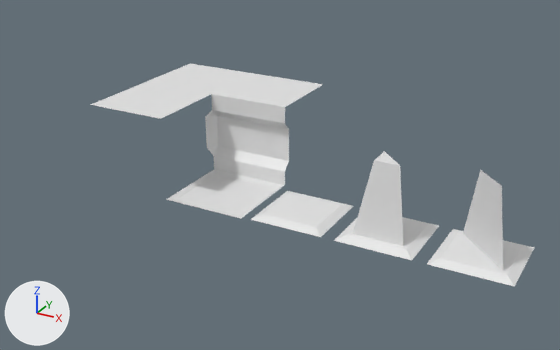
An edit to the Blender file Assets/~Sources~/Blender/Tiles.blend, drawn before and after from the same camera.
The view is the same before and after, from a 50 mm lens placed at (4.5, -6.9, 3.84), pointed at (0.78, -0.12, 0.46). The axes (+X, +Y, +Z) are drawn at lower left. The lights are the same throughout.

Script lines for the objects in view, before the commit:
```python
me_corner = bpy.data.meshes.new('Corner')
me_corner.from_pydata(...)  # 11 vertices, 4 faces, 2 loose edges; spans x -0.5..0.5, y -0.5..0.5, z 0.025..1.0
me_floor = bpy.data.meshes.new('Floor')
me_floor.from_pydata(...)  # 8 vertices, 5 faces; spans x -0.5..0.5, y -0.5..0.5, z 0.0..0.025
me_plane = bpy.data.meshes.new('Plane')
me_plane.from_pydata(...)  # 12 vertices, 10 faces; spans x -0.425..0.425, y -0.425..0.425, z 0.0..0.05
me_plane_001 = bpy.data.meshes.new('Plane.001')
me_plane_001.from_pydata(...)  # 15 vertices, 14 faces; spans x -0.425..0.425, y -0.425..0.425, z 0.0..0.85
me_plane_002 = bpy.data.meshes.new('Plane.002')
me_plane_002.from_pydata(...)  # 14 vertices, 12 faces; spans x -0.425..0.425, y -0.425..0.425, z 0.0..0.85
me_wall = bpy.data.meshes.new('Wall')
me_wall.from_pydata(...)  # 14 vertices, 6 faces; spans x -0.5..0.5, y -0.5..0.5, z 0.025..1.0
ob_corner = bpy.data.objects.new('Corner', me_corner)
ob_corner.location = (-1.0, 1.0, 0.0)
ob_floor = bpy.data.objects.new('Floor', me_floor)
ob_floor.location = (0.0, 0.0, 0.0)
ob_piece_template = bpy.data.objects.new('Piece Template', me_plane)
ob_piece_template.location = (1.0, 0.0, 0.0)
ob_piece_template_001 = bpy.data.objects.new('Piece Template.001', me_plane_001)
ob_piece_template_001.location = (2.0, 0.0, 0.0)
ob_piece_template_002 = bpy.data.objects.new('Piece Template.002', me_plane_002)
ob_piece_template_002.location = (3.0, 0.0, 0.0)
ob_wall = bpy.data.objects.new('Wall', me_wall)
ob_wall.location = (0.0, 1.0, 0.0)
# also in view: 'Ceiling' at (-1.0, 0.0, 1.0)
```
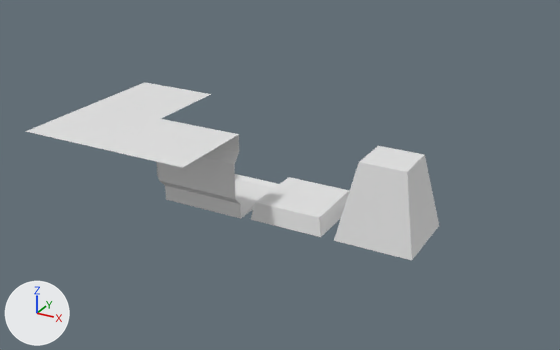
What differs and where, as boxes [x1, y1, x2, y2] in the pictures (560 x 350 px):
'Wall', mesh turned, moved
    before: [211, 74, 323, 185]
    after: [100, 119, 241, 219]
'Piece Template.001', reshaped
    before: [334, 151, 439, 260]
    after: [334, 146, 439, 260]
'Piece Template.002', deleted
    before: [427, 170, 535, 287]
'Corner', mesh turned, moved
    before: [145, 63, 254, 156]
    after: [26, 105, 160, 179]
'Tile', added
    after: [251, 177, 350, 237]
'Piece Template', deleted
    before: [251, 191, 353, 237]
'Floor', unchanged, covered by the edit
    before: [166, 169, 284, 219]
    after: [235, 174, 279, 218]

Edits to the bpy script that builds the scene:
```text
Change me_wall:
    where me_wall.from_pydata(...)  # 14 vertices, 6 faces; spans x -0.5..0.5, y -0.5..0.5, z 0.025..1.0
    used by ob_wall; location = (0.0, 1.0, 0.0)
    me_wall part 1: the whole mesh is turned 180 degrees about the z axis through its middle
Change me_corner:
    where me_corner.from_pydata(...)  # 11 vertices, 4 faces, 2 loose edges; spans x -0.5..0.5, y -0.5..0.5, z 0.025..1.0
    used by ob_corner; location = (-1.0, 1.0, 0.0)
    me_corner part 2: the whole mesh is turned 90 degrees about the z axis through its middle
Change me_plane_001:
    used by ob_piece_template_001; location = (2.0, 0.0, 0.0)
    remove me_plane_001.from_pydata(...)  # 15 vertices, 14 faces; spans x -0.425..0.425, y -0.425..0.425, z 0.0..0.85
    add me_plane_001.from_pydata(...)  # 8 vertices, 6 faces; spans x -0.425..0.425, y -0.425..0.425, z 0.0..0.85
    me_plane_001 part 3
    11 vertices are removed from x -0.329..0.329, y -0.329..0.329, z 0.05..0.85
    13 faces are deleted
    4 vertices are added at (-0.254, 0.254, 0.85), (-0.254, -0.254, 0.85), (0.254, -0.254, 0.85), (0.254, 0.254, 0.85)
    5 new faces join them
Add me_tile:
    me_tile.from_pydata([(-0.425, -0.425, 0.0), (0.425, -0.425, 0.0), (-0.425, 0.425, 0.0), (0.425, 0.425, 0.0), (-0.385, 0.385, 0.199), (-0.385, -0.385, 0.199), (0.385, -0.385, 0.199), (0.385, 0.385, 0.199)], [], [(0, 2, 3, 1), (1, 3, 7, 6), (2, 0, 5, 4), (3, 2, 4, 7), (0, 1, 6, 5), (4, 5, 6, 7)])
Change ob_wall:
    ob_wall.location: (0.0, 1.0, 0.0) -> (0.0, -1.0, 0.0)
Change ob_corner:
    ob_corner.location: (-1.0, 1.0, 0.0) -> (-1.0, -1.0, 0.0)
Remove ob_piece_template:
    ob_piece_template = bpy.data.objects.new('Piece Template', me_plane)
    ob_piece_template.location = (1.0, 0.0, 0.0)
Remove ob_piece_template_002:
    ob_piece_template_002 = bpy.data.objects.new('Piece Template.002', me_plane_002)
    ob_piece_template_002.location = (3.0, 0.0, 0.0)
Add ob_tile:
    ob_tile = bpy.data.objects.new('Tile', me_tile)
    ob_tile.location = (1.0, 0.0, 0.0)
```
